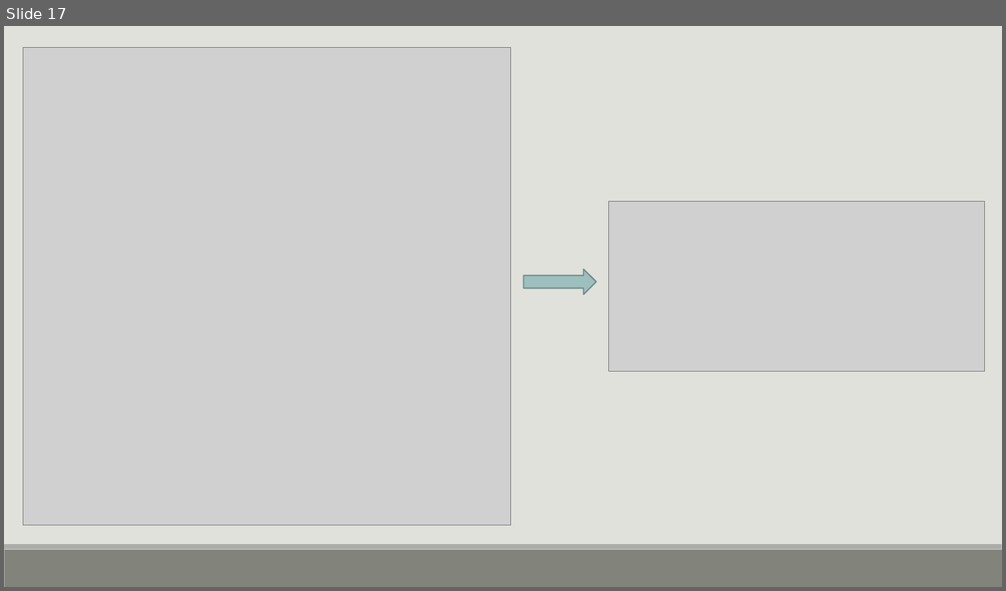
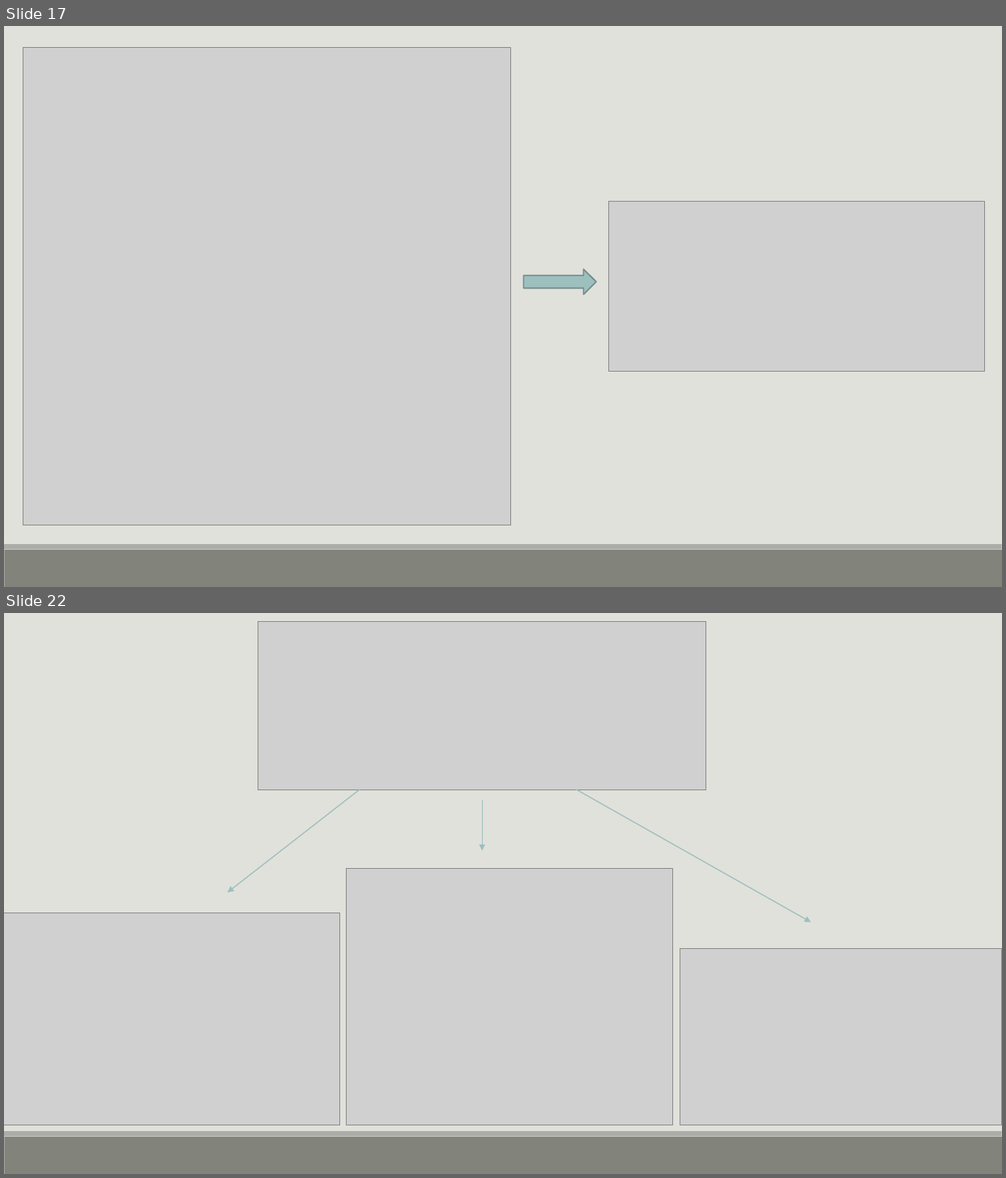
Before and after one commit to nhixs/Nusacamp, a slide deck: training_code_id/hari2/Bangun Datar dan Bangun Ruang.pptx. Shown one above the other, each under a label of ours: slide 17 before the commit, slides 17 and 22 after it; the slides between them are not shown. The pictures are 1006x591 and 1006x1178 pixels, drawn with LibreOffice and Linux fonts; fonts in the diff are those of the drawing; grey boxes stand for pictures. Boxes give left, top, right and bottom in pixels: in the first picture for what was removed or moved away, otherwise in the second. Text is boxed around its words. In the diff, an @@ line names an element or a change of style, - is before the commit and + after.

```diff
--- a/training_code_id/hari2/Bangun Datar dan Bangun Ruang.pptx
+++ b/training_code_id/hari2/Bangun Datar dan Bangun Ruang.pptx
@@ slide 22 added at <box>4,613,1002,1174</box>, background #E1E1DB; not listed: 2 template elements that a slide beside it also shows @@
@@ picture added at <box>258,621,706,790</box> @@
@@ arrow added from (360, 790) to (228, 893), #9DBFBE 1 pt @@
@@ arrow added from (483, 800) to (483, 851), #9DBFBE 1 pt @@
@@ arrow added from (577, 790) to (811, 922), #9DBFBE 1 pt @@
@@ picture added at <box>346,869,672,1126</box> @@
@@ picture added at <box>4,914,340,1125</box> @@
@@ picture added at <box>680,949,1002,1125</box> @@
```
Also in this commit, not shown: 7 other slides added, 2 slides removed.
